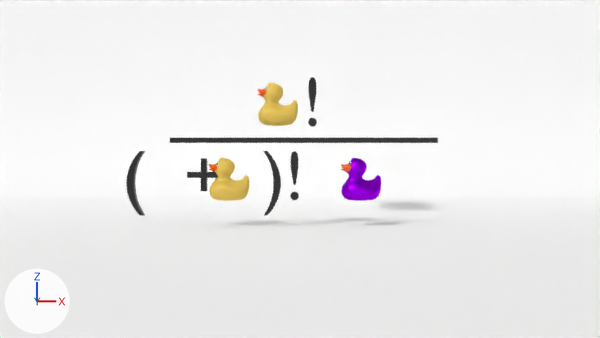
The Blender file content/blog/calculate-permutations-combinations/jarednielsen-calculate-permutations-combinations.blend as it was, and as the next commit left it.
The view is the same before and after, from the file's camera 'Camera'. The lights are fixed; the arrows at lower left show +X, +Y and +Z. Text is drawn in Blender's own font.

Names of what the first picture shows: 'Plane', 'Rubber Duck Eyes', 'Rubber Duck Eyes.001', 'Rubber Duck Eyes.002', 'Text', 'Text.002', 'bar'.
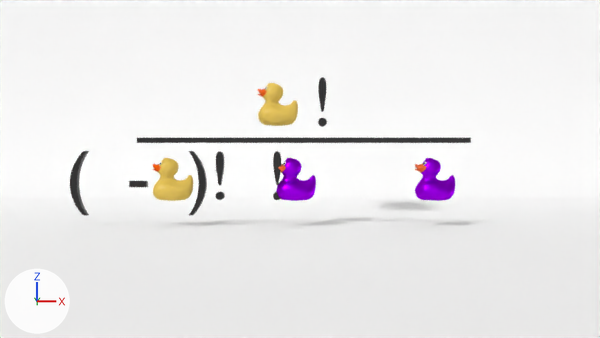
Commit message: corrected combination image

Edits to the scene script, one JSON object a line:
```json
{"op": "set", "path": "txt_text.body", "old": "'  (  +  )!'", "new": "'  (  -  )!  !'"}
{"op": "set", "path": "ob_rubber_duck_eyes.location", "old": "(4.37, 0.06, -0.25)", "new": "(3.08, 0.06, -0.25)"}
{"op": "set", "path": "ob_rubber_duck_eyes_002.location", "old": "(7.39, 0.06, -0.25)", "new": "(5.9, 0.06, -0.25)"}
{"op": "set", "path": "ob_bar.scale", "old": "(1.58, 7.42, 1.58)", "new": "(1.58, 9.23, 1.58)"}
{"op": "set", "path": "ob_text.location", "old": "(1.07, 0.0, -0.44)", "new": "(-0.22, 0.0, -0.44)"}
{"op": "set", "path": "ob_text_002.location", "old": "(6.07, 0.0, 1.24)", "new": "(6.3, 0.0, 1.24)"}
{"op": "add", "block": "ob_rubber_duck_eyes_003", "code": ["ob_rubber_duck_eyes_003 = bpy.data.objects.new('Rubber Duck Eyes.003', me_circle_002.copy())  # the mesh of ob_rubber_duck_eyes_002", "ob_rubber_duck_eyes_003.location = (9.09, 0.06, -0.25)", "ob_rubber_duck_eyes_003.rotation_euler = (-0.0873, 0.0, -1.571)  # degrees (-5, 0, -90)", "ob_rubber_duck_eyes_003.scale = (0.273, 0.273, 0.273)", "_m = ob_rubber_duck_eyes_003.modifiers.new('Subsurf', 'SUBSURF')"]}
```

Location of each change, (x1, y1, x2, y2) in pixels of the pictures (600 x 338 px):
```json
{"object": "Text", "change": "text changed, moved", "before": [126, 151, 299, 215], "after": [70, 151, 281, 215]}
{"object": "Rubber Duck Eyes", "change": "moved", "before": [209, 158, 249, 201], "after": [153, 158, 193, 201]}
{"object": "Rubber Duck Eyes.002", "change": "moved", "before": [341, 158, 381, 201], "after": [276, 158, 316, 201]}
{"object": "bar", "change": "rescaled", "before": [170, 138, 438, 143], "after": [137, 138, 471, 143], "on screen": "25% wider"}
{"object": "Rubber Duck Eyes.003", "change": "added", "after": [415, 158, 455, 201], "faces in mat_material_001": [415, 158, 455, 201]}
{"object": "Text.002", "change": "moved", "before": [308, 77, 317, 127], "after": [318, 77, 327, 127]}
```
